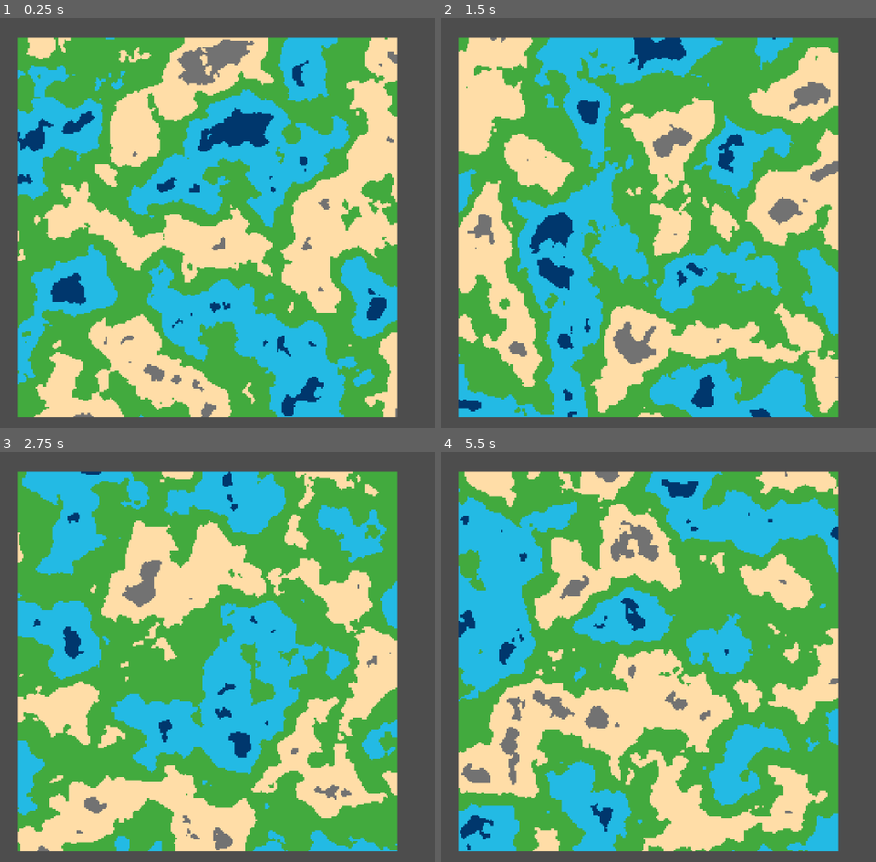
Above: before the commit, frames 1-4 (two rows, left to right).
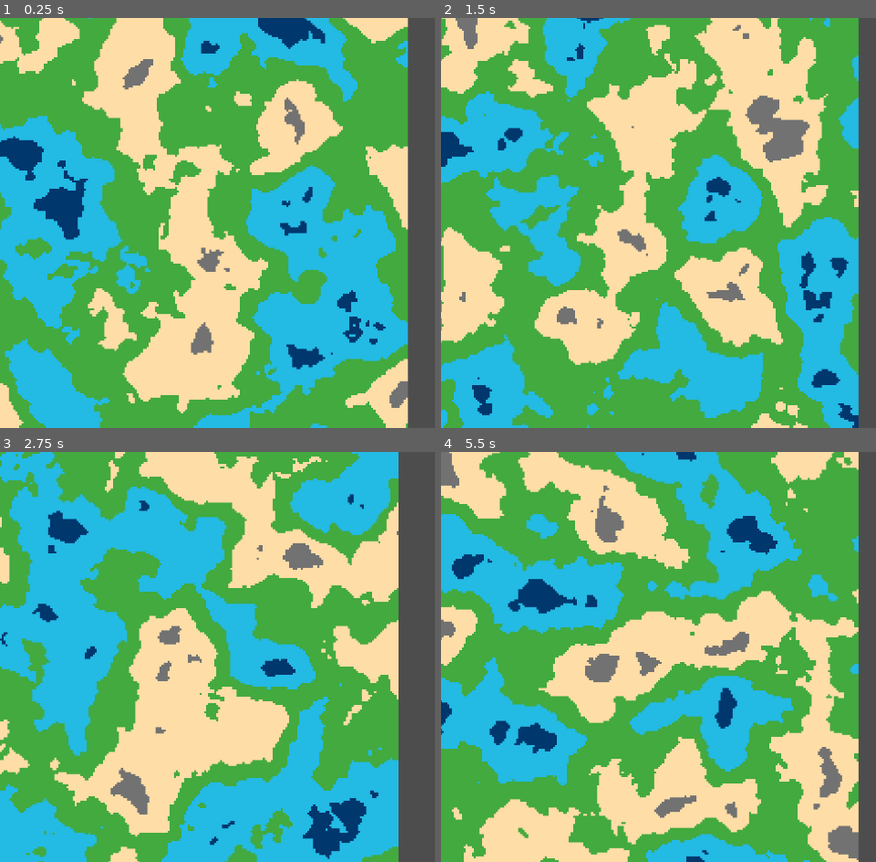
Above: after the commit, the same moments.

Repository: omriweinmann/TileMapEngine
Game: Godot game, scene res://scenes/main.tscn
The game is run twice, just before and just after one commit, with the same random seed, the same clock (stepped at 60 frames per second) and the same inputs.
Inputs:
- Up to frame 1 (0.25 s): no input
- Up to frame 2 (1.5 s): tap Enter at 0.5 s; tap S (CamDown, bound only after the commit) at 0.6 s; tap A (CamLeft, bound only after the commit) at 0.8, 1.35 s; tap R (Restart) at 1.25 s
- Up to frame 3 (2.75 s): tap D (CamRight, bound only after the commit) at 1.55, 2.1 s; tap R (Restart) at 2 s; tap W (CamUp, bound only after the commit) at 2.3 s
- Up to frame 4 (5.5 s): tap R (Restart) at 2.75, 3.5, 4.15, 5 s; tap W (CamUp, bound only after the commit) at 2.85 s; tap E (CamZoomIn, bound only after the commit) at 3.05, 3.6 s; tap Q (CamZoomOut, bound only after the commit) at 3.8, 4.35 s; tap S (CamDown, bound only after the commit) at 4.55, 5.1 s; tap A (CamLeft, bound only after the commit) at 5.3 s

The runs differ from the first frame. In frame 1, 68% of the frame differs, in the area x 0-94%, y 0-100%; in frame 2, 74%, in the area x 0-97%, y 0-100%; in frame 3, 68%; in frame 4, 72%.

Commit message:
Basic Camera and Reorganization

Diff:
--- a/Test.tscn
+++ /dev/null
@@ -1,10 +0,0 @@
-[gd_scene load_steps=2 format=3 uid="uid://dnnka5th1gldj"]
-
-[ext_resource type="Texture2D" uid="uid://ocqr4kaowgws" path="res://icon.svg" id="1_mtyf4"]
-
-[node name="Node2D" type="Node2D"]
-
-[node name="Sprite2D" type="Sprite2D" parent="."]
-texture = ExtResource("1_mtyf4")
-
-[node name="Node2D" type="Node2D" parent="."]
--- a/project.godot
+++ b/project.godot
@@ -26,6 +26,36 @@
 "events": [Object(InputEventKey,"resource_local_to_scene":false,"resource_name":"","device":-1,"window_id":0,"alt_press …(192 unchanged characters)…
 ]
 }
+CamUp={
+"deadzone": 0.2,
+"events": [Object(InputEventKey,"resource_local_to_scene":false,"resource_name":"","device":-1,"window_id":0,"alt_pressed":false,"shift_pressed":false,"ctrl_pressed":false,"meta_pressed":false,"pressed":false,"keycode":0,"physical_keycode":87,"key_label":0,"unicode":119,"location":0,"echo":false,"script":null)
+]
+}
+CamLeft={
+"deadzone": 0.2,
+"events": [Object(InputEventKey,"resource_local_to_scene":false,"resource_name":"","device":-1,"window_id":0,"alt_pressed":false,"shift_pressed":false,"ctrl_pressed":false,"meta_pressed":false,"pressed":false,"keycode":0,"physical_keycode":65,"key_label":0,"unicode":97,"location":0,"echo":false,"script":null)
+]
+}
+CamRight={
+"deadzone": 0.2,
+"events": [Object(InputEventKey,"resource_local_to_scene":false,"resource_name":"","device":-1,"window_id":0,"alt_pressed":false,"shift_pressed":false,"ctrl_pressed":false,"meta_pressed":false,"pressed":false,"keycode":0,"physical_keycode":68,"key_label":0,"unicode":100,"location":0,"echo":false,"script":null)
+]
+}
+CamDown={
+"deadzone": 0.2,
+"events": [Object(InputEventKey,"resource_local_to_scene":false,"resource_name":"","device":-1,"window_id":0,"alt_pressed":false,"shift_pressed":false,"ctrl_pressed":false,"meta_pressed":false,"pressed":false,"keycode":0,"physical_keycode":83,"key_label":0,"unicode":115,"location":0,"echo":false,"script":null)
+]
+}
+CamZoomIn={
+"deadzone": 0.2,
+"events": [Object(InputEventKey,"resource_local_to_scene":false,"resource_name":"","device":-1,"window_id":0,"alt_pressed":false,"shift_pressed":false,"ctrl_pressed":false,"meta_pressed":false,"pressed":false,"keycode":0,"physical_keycode":69,"key_label":0,"unicode":101,"location":0,"echo":false,"script":null)
+]
+}
+CamZoomOut={
+"deadzone": 0.2,
+"events": [Object(InputEventKey,"resource_local_to_scene":false,"resource_name":"","device":-1,"window_id":0,"alt_pressed":false,"shift_pressed":false,"ctrl_pressed":false,"meta_pressed":false,"pressed":false,"keycode":0,"physical_keycode":81,"key_label":0,"unicode":113,"location":0,"echo":false,"script":null)
+]
+}
 
 [rendering]
 
--- a/level.gd
+++ b/scenes/main.gd
@@ -5,7 +5,11 @@
 
 @export var seed = -1
 
+var speed = 150
+var zoom_speed = 0.025
+
 var random = RandomNumberGenerator.new()
+var cooldown = false
 
 # Called when the node enters the scene tree for the first time.
 func _ready() -> void:
@@ -34,8 +38,24 @@
 			#print(noise_value_processed)
 			$TileMapLayer.set_cell(Vector2i(x,y),0,Vector2i(0,noise_value_processed))
 
-
 # Called every frame. 'delta' is the elapsed time since the previous frame.
 func _process(delta: float) -> void:
+	if cooldown == false:
+		cooldown = true
+		$InputCooldown.start(0.05)
+		var direction = Input.get_vector("CamLeft", "CamRight", "CamUp", "CamDown")
+		var zoom_dir = Input.get_axis("CamZoomOut","CamZoomIn")
+
+		$Camera2D.position += direction * speed
+		var zoom_amount = zoom_dir * zoom_speed
+		var zoom = $Camera2D.zoom + Vector2(zoom_amount,zoom_amount)
+		$Camera2D.zoom = Vector2(max(0.1,min(1,zoom.x)),max(0.1,min(1,zoom.y)))
+		print($Camera2D.zoom)
+
 	if Input.is_action_just_pressed("Restart"):
 		get_tree().change_scene_to_file("res://scenes/main.tscn")
+
+
+
+func _on_input_cooldown_timeout() -> void:
+	cooldown = false
--- a/scenes/main.tscn
+++ b/scenes/main.tscn
@@ -1,6 +1,6 @@
 [gd_scene load_steps=7 format=3 uid="uid://duw1wm8yln4wb"]
 
-[ext_resource type="Script" uid="uid://drw35b5wfyoyr" path="res://level.gd" id="1_o5qli"]
+[ext_resource type="Script" uid="uid://dlmm6woeo80r0" path="res://scenes/main.gd" id="1_0wfyh"]
 [ext_resource type="Texture2D" uid="uid://bs816thvxmkyi" path="res://asset/pictures/terrain/tileset1.png" id="2_0wfyh"]
 
 [sub_resource type="FastNoiseLite" id="FastNoiseLite_o5qli"]
@@ -24,7 +24,7 @@
 sources/0 = SubResource("TileSetAtlasSource_sugp2")
 
 [node name="Main" type="Node2D"]
-script = ExtResource("1_o5qli")
+script = ExtResource("1_0wfyh")
 
 [node name="Noise" type="Sprite2D" parent="."]
 texture = SubResource("NoiseTexture2D_0wfyh")
@@ -35,3 +35,8 @@
 [node name="Camera2D" type="Camera2D" parent="."]
 position = Vector2(7311, 3900)
 zoom = Vector2(0.075, 0.075)
+
+[node name="InputCooldown" type="Timer" parent="."]
+wait_time = 0.25
+
+[connection signal="timeout" from="InputCooldown" to="." method="_on_input_cooldown_timeout"]
Not shown, removed: level.gd.uid
Not shown, added: scenes/main.gd.uid
Not shown, added: addons/godot_super-wakatime/ouch-x86_64-pc-windows-msvc.exe
